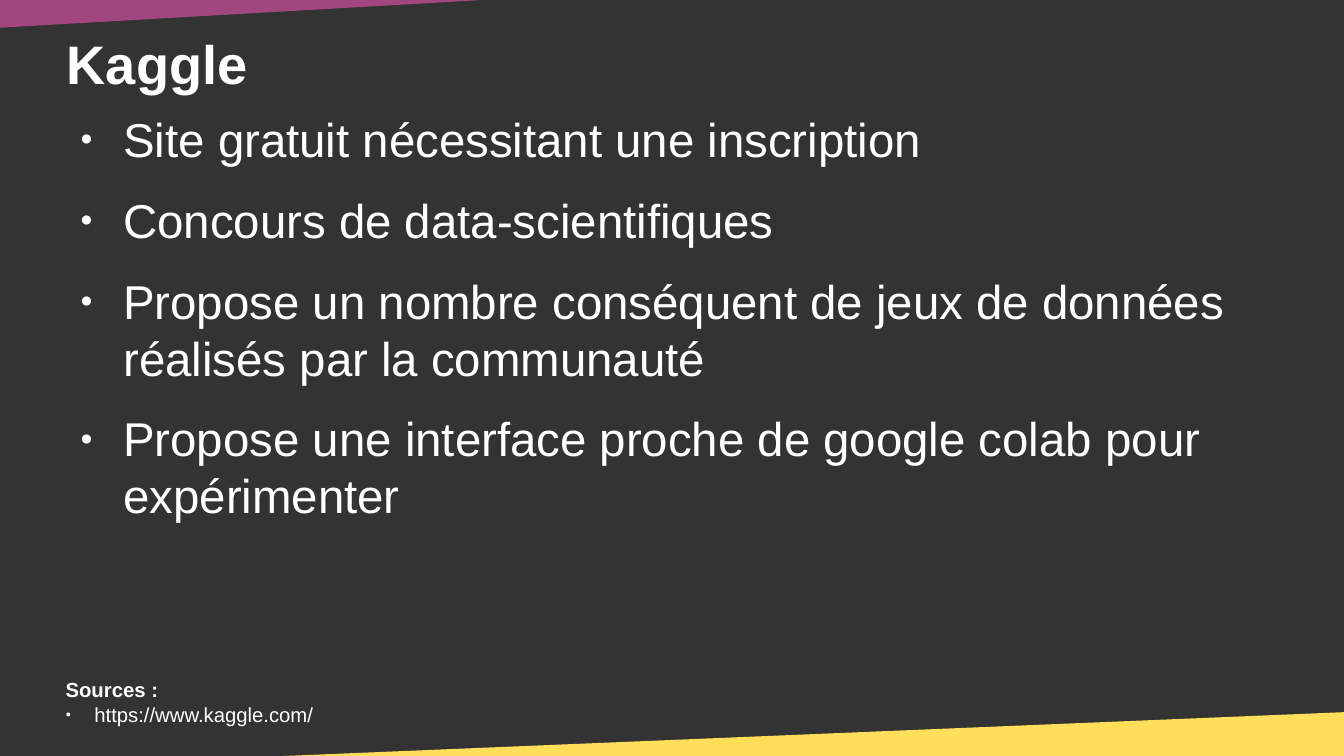
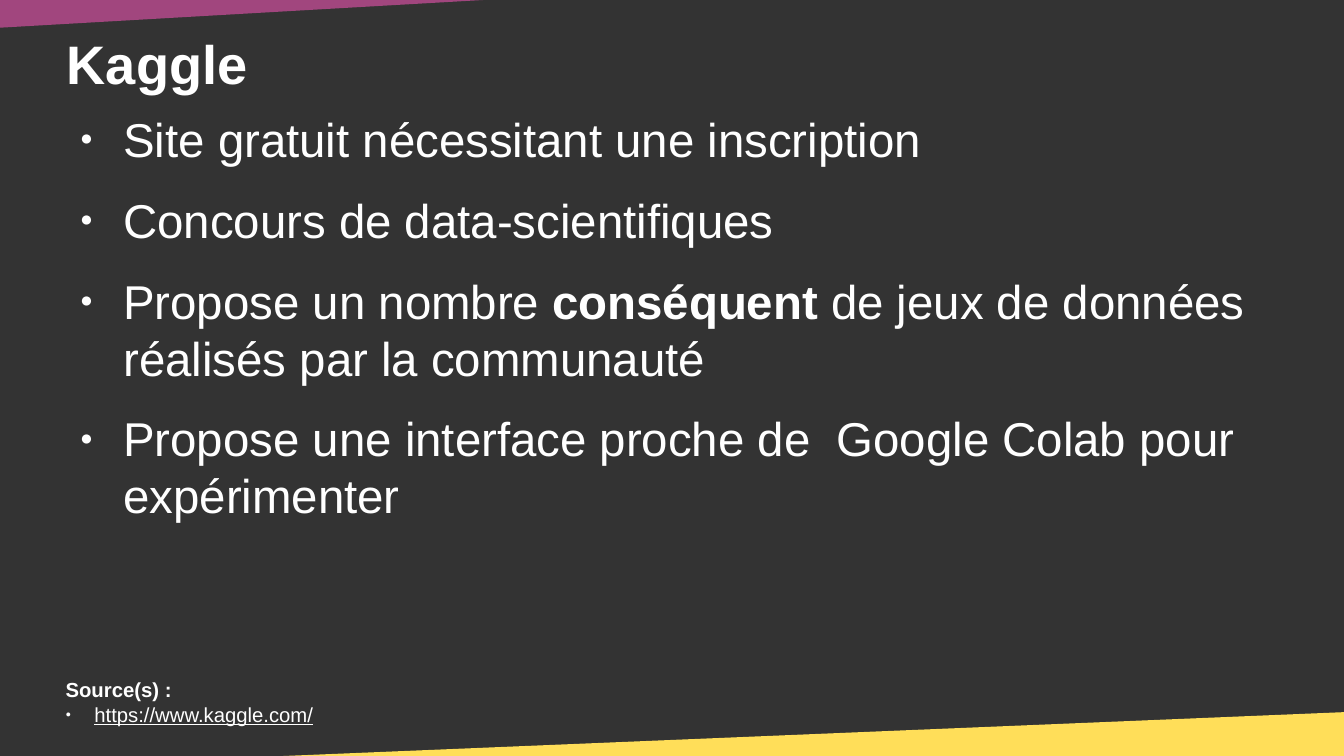
Before and after one commit to DanYellow/cours, a slide deck: slide 57 of big-data-s4/travaux-pratiques/numero-6/presentation.odp (slide 55 before the commit). Drawn at 1344x756 pixels with LibreOffice and Linux fonts; fonts in the diff are those of the drawing. Boxes give left, top, right and bottom in pixels: in the first picture for what was removed or moved away, otherwise in the second. Text is boxed around its words. In the diff, an @@ line names an element or a change of style, - is before the commit and + after.

```diff
--- a/big-data-s4/travaux-pratiques/numero-6/presentation.odp
+++ b/big-data-s4/travaux-pratiques/numero-6/presentation.odp
@@ text at (123,284,1245,385): bold on in "conséquent" @@
@@ text at (123,421,1234,523): text changed @@
-● Propose une interface proche de google colab pour expérimenter
+● Propose une interface proche de Google Colab pour expérimenter
@@ text at (66,682,160,702): text changed @@
-Sources :
+Source(s) :
@@ text at (94,707,313,726): underline on in "https://www.kaggle.com/" @@
```
Also in this commit, not shown: 27 other slides changed, 2 slides added, 5 other files.
